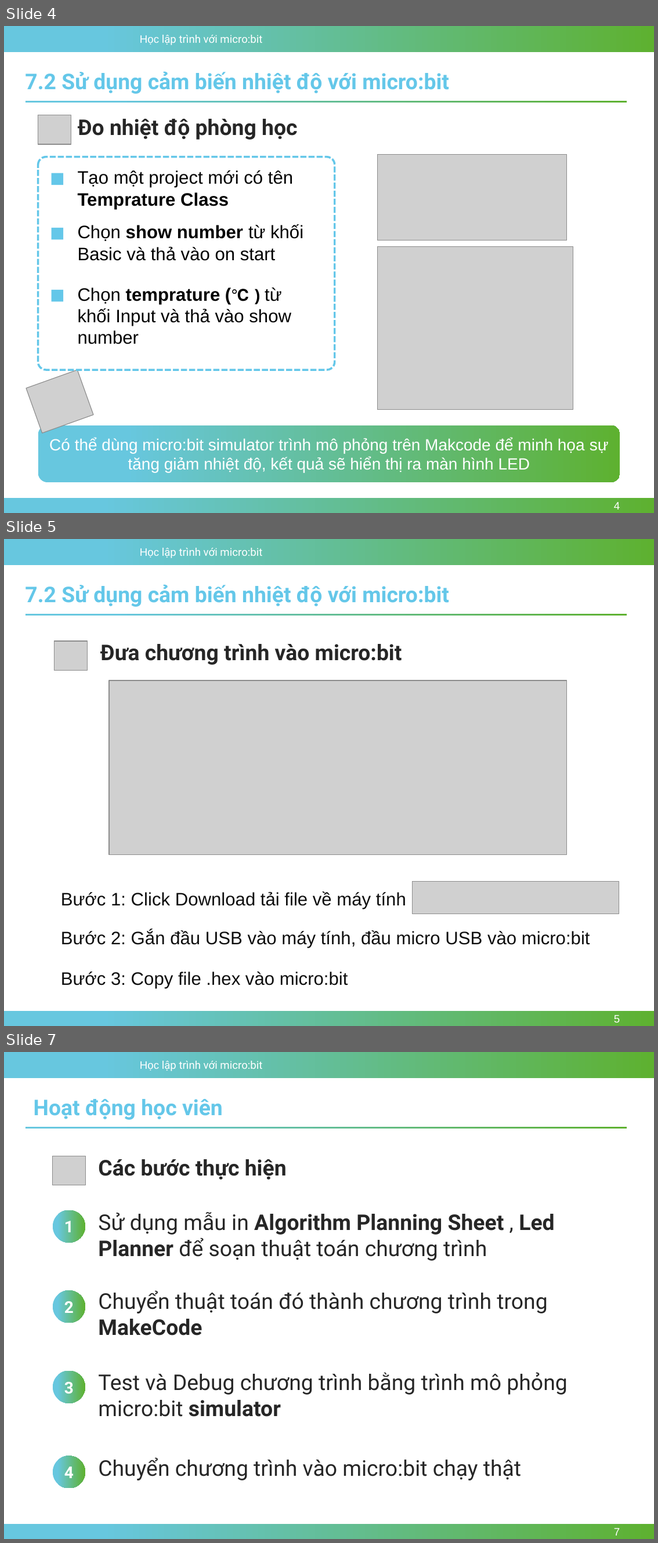
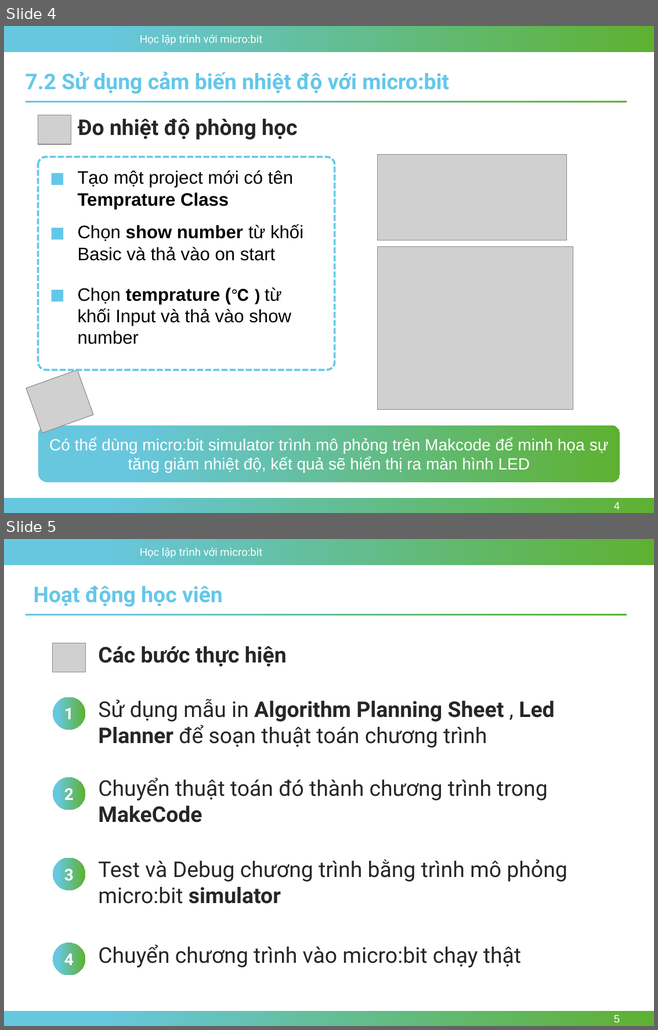
Before and after one commit to nhannn87dn/Learn-microbit, a slide deck: Lessions/Bai-07-Temperature-Sensor/Bai-07-Temperature-Sensor.pptx. Shown one above the other, each under a label of ours: slides 4, 5 and 7 before the commit, slides 4 and 5 after it; the slides between them are not shown. The pictures are 658x1543 and 658x1030 pixels, drawn with LibreOffice and Linux fonts; fonts in the diff are those of the drawing; grey boxes stand for pictures; background and template pictures are left out. Boxes give left, top, right and bottom in pixels: in the first picture for what was removed or moved away, otherwise in the second. Text is boxed around its words. In the diff, an @@ line names an element or a change of style, - is before the commit and + after.

```diff
--- a/Lessions/Bai-07-Temperature-Sensor/Bai-07-Temperature-Sensor.pptx
+++ b/Lessions/Bai-07-Temperature-Sensor/Bai-07-Temperature-Sensor.pptx
@@ slide 5 removed at (4,539,654,1026), background #FFFFFF; not listed: 3 template elements that a slide beside it also shows @@
@@ text removed at (25,584,449,607) @@
-7.2 Sử dụng cảm biến nhiệt độ với micro:bit
@@ rectangle removed at (25,614,626,616) @@
@@ picture removed at (54,641,88,670) @@
@@ text removed at (100,644,402,665) @@
-Đưa chương trình vào micro:bit
@@ picture removed at (109,681,567,855) @@
@@ picture removed at (412,881,619,914) @@
@@ text removed at (61,892,406,909) @@
-Bước 1: Click Download tải file về máy tính
@@ text removed at (61,930,590,948) @@
-Bước 2: Gắn đầu USB vào máy tính, đầu micro USB vào micro:bit
@@ text removed at (61,972,348,988) @@
-Bước 3: Copy file .hex vào micro:bit
@@ page number removed at (614,1015,619,1023) @@
-5
@@ what was slide 7 is now slide 5 @@
@@ page number at (614,1015,619,1023): text changed @@
-7
+5
```
Also in this commit, not shown: 1 other slide removed, 28 other files.
